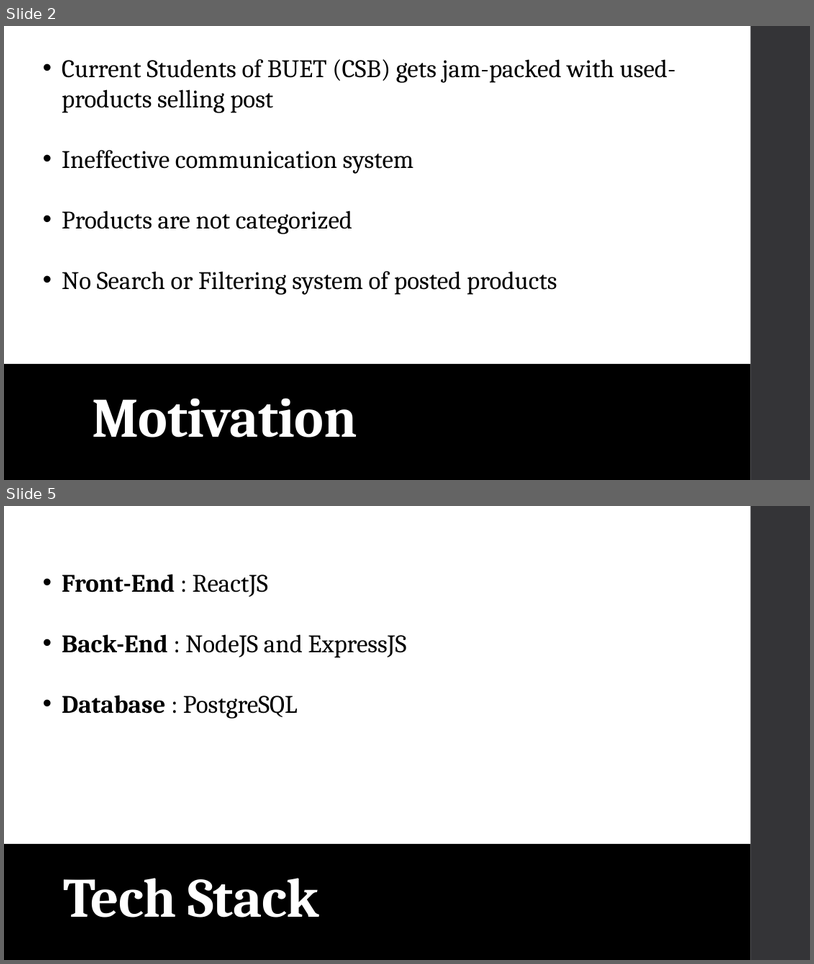
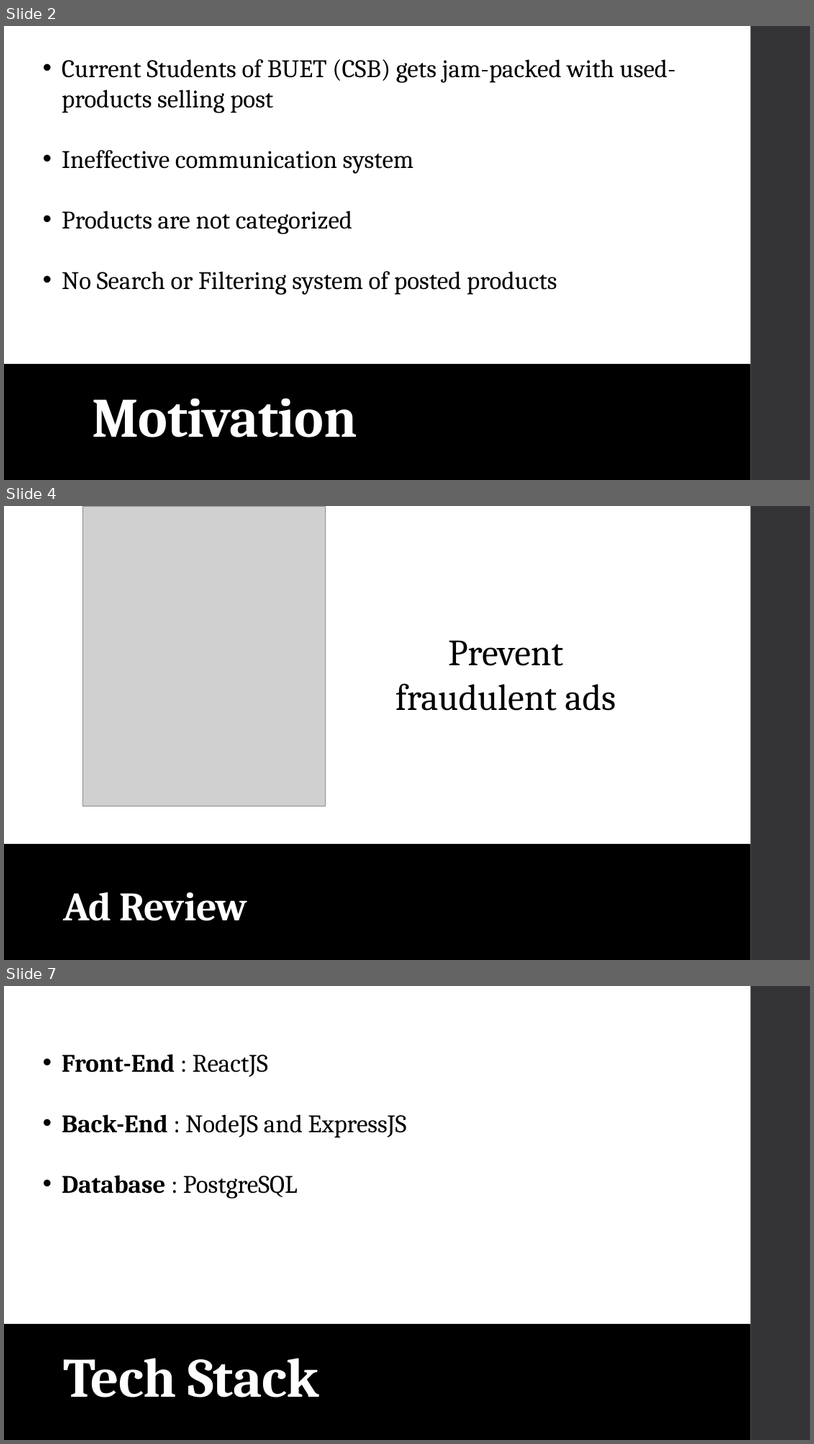
Before and after one commit to arifinnasif/TradeSpace, a slide deck: Project Scope/TradeSpace- Project scope.pptx. Shown one above the other, each under a label of ours: slides 2 and 5 before the commit, slides 2, 4 and 7 after it; the slides between them are not shown. The pictures are 814x964 and 814x1444 pixels, drawn with LibreOffice and Linux fonts; fonts in the diff are those of the drawing; grey boxes stand for pictures. Boxes give left, top, right and bottom in pixels: in the first picture for what was removed or moved away, otherwise in the second. Text is boxed around its words. In the diff, an @@ line names an element or a change of style, - is before the commit and + after.

```diff
--- a/Project Scope/TradeSpace- Project scope.pptx
+++ b/Project Scope/TradeSpace- Project scope.pptx
@@ slide 4 added at [4, 506, 810, 960], background #FFFFFF; not listed: 2 template elements that a slide beside it also shows @@
@@ picture added at [82, 506, 326, 806] @@
@@ rounded rectangle added at [359, 601, 653, 745], fill #FFFFFF, outline #FFFFFF 0.75 pt, 44 pt, text #000000 @@
+Prevent fraudulent ads
@@ title added at [63, 892, 248, 921], 48 pt, text #FFFFFF, bold @@
+Ad Review
@@ what was slide 5 is now slide 7 @@
```
Also in this commit, not shown: 3 other slides added, 2 slides removed.
